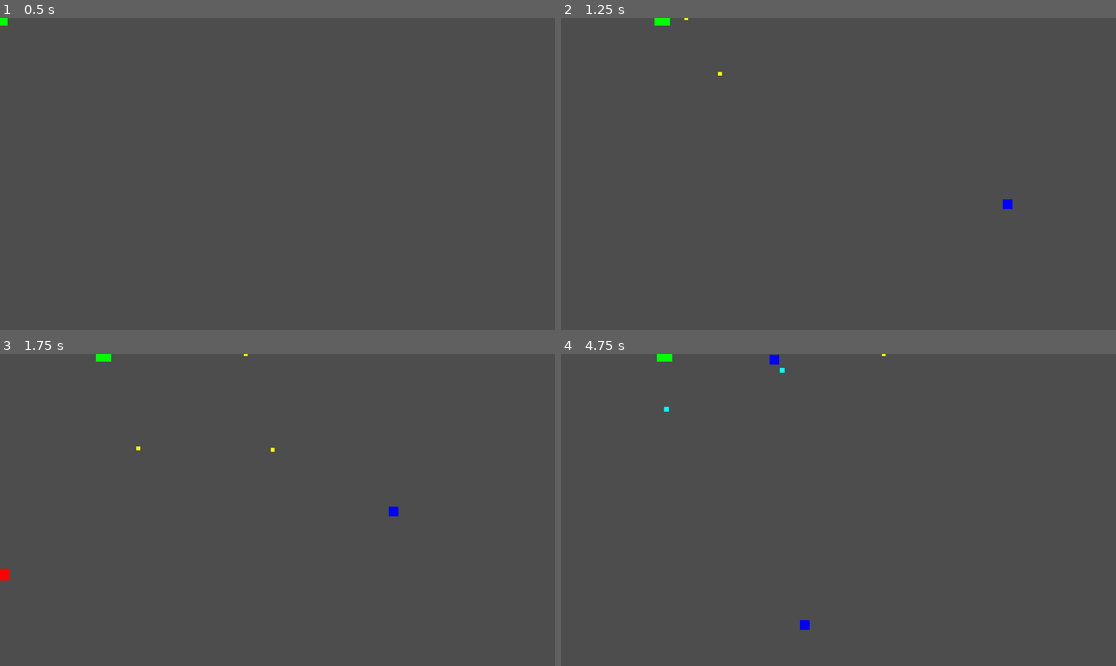
Above: before the commit, frames 1-4 (two rows, left to right).
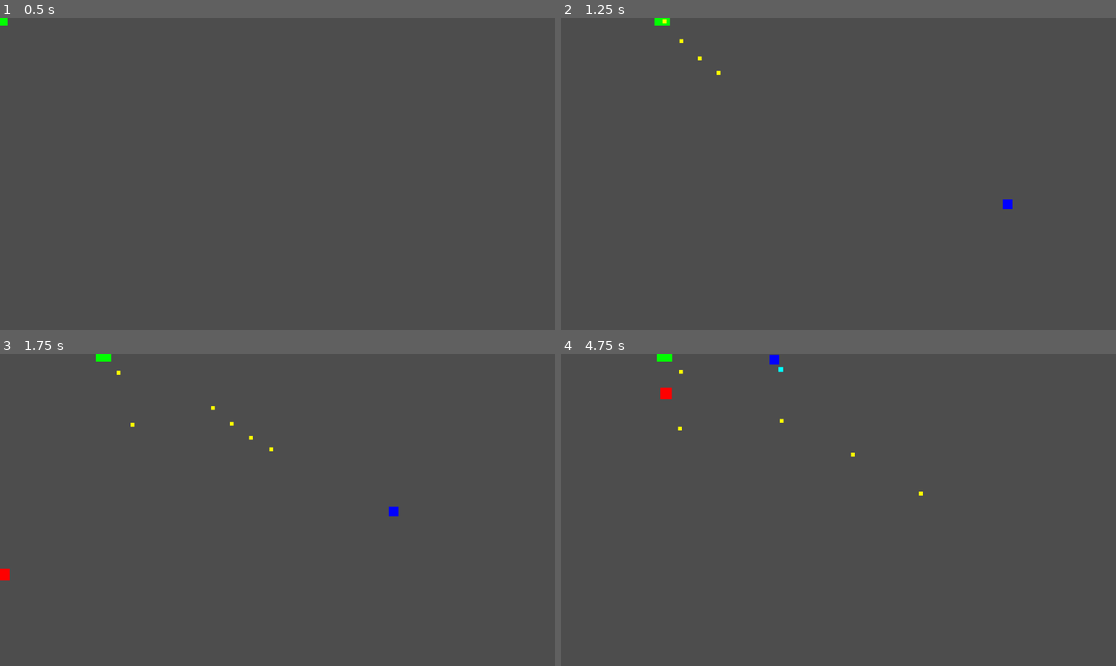
Above: after the commit, the same moments.

Repository: zaamold/Polygon-Protocol
Game: Godot game, scene res://scenes/main.tscn
Two runs of this game, one before a commit and one after it. Both use one fixed random seed, a clock stepped at 60 frames per second and the inputs below.
Inputs (mouse positions are in pixels of both pictures, inside the frame that each line leads up to):
- Up to frame 1 (0.5 s): no input
- Up to frame 2 (1.25 s): tap Enter at 0.5 s; move the mouse to (960, 158) at 0.52 s; press the mouse at (960, 158) at 0.53 s; hold Right (ui_right) from 0.53 s (still down)
- Up to frame 3 (1.75 s): release Right (ui_right) at 1.25 s; release the mouse at (399, 494) at 1.25 s; drag from (166, 525) to (160, 410) at 1.27 s
- Up to frame 4 (4.75 s): move the mouse to (894, 441) at 2.02 s; press the mouse at (894, 441) at 2.03 s; hold Right (ui_right) 2.03-2.75 s; release the mouse at (894, 441) at 2.75 s; drag from (810, 572) to (855, 444) at 2.77 s; move the mouse to (1005, 556) at 3.52 s; press the mouse at (1005, 556) at 3.53 s; hold Left (ui_left) 3.53-4.25 s; release the mouse at (1005, 556) at 4.25 s; drag from (672, 463) to (755, 432) at 4.27 s

Frame 1 is identical in both runs. In frame 2, less than 0.1% of the frame differs, in the area x 18-30%, y 0-19%; in frame 3, less than 0.1%; in frame 4, 0.2%, in the area x 17-66%, y 0-89%.

Commit message:
feat: change fire input to hold-to-fire
Hold right trigger or left mouse click to fire continuously at 5 shots/sec
instead of requiring a press per projectile. Fire rate is now controlled by
cooldown timer in physics loop.

Diff:
--- a/scripts/player.gd
+++ b/scripts/player.gd
@@ -8,7 +8,8 @@
 var frame_count := 0
 
 var fire_cooldown := 0.0
-var fire_rate := 1.0
+var fire_rate := 5.0
+var shots_fired := 0
 
 func _physics_process(delta: float) -> void:
 	var input_vector := Input.get_vector("ui_left", "ui_right", "ui_up", "ui_down")
@@ -22,22 +23,17 @@
 	# Update fire cooldown
 	fire_cooldown = max(0.0, fire_cooldown - delta)
 
+	# Hold-to-fire: check if fire button is held and cooldown is ready
+	if Input.is_action_pressed("fire_weapon") and fire_cooldown <= 0.0:
+		var direction = get_aim_direction()
+		fire_projectile_in_direction(direction)
+		fire_cooldown = 1.0 / fire_rate
+		shots_fired += 1
+
 	frame_count += 1
 	if frame_count % 60 == 0:
 		var aim = get_aim_direction()
-		print("Player position: ", position, " | Input: ", input_vector, " | Aim: ", aim, " (length: ", aim.length(), ")")
-		# Auto-fire for testing collision
-		fire_projectile_in_direction(Vector2.RIGHT)
-
-func _input(event: InputEvent) -> void:
-	if event is InputEventMouseButton and event.pressed and event.button_index == MOUSE_BUTTON_LEFT:
-		var mouse_pos = get_global_mouse_position()
-		var direction = (mouse_pos - global_position).normalized()
-		fire_projectile_in_direction(direction)
-	elif event.is_action_pressed("fire_weapon"):
-		var direction = get_aim_direction()
-		if direction != Vector2.ZERO:
-			fire_projectile_in_direction(direction)
+		print("Player position: ", position, " | Input: ", input_vector, " | Aim: ", aim, " (length: ", aim.length(), ") | Fire rate: ", fire_rate, " shots/sec")
 
 func get_aim_direction() -> Vector2:
 	var stick_dir = Input.get_vector("aim_left", "aim_right", "aim_up", "aim_down")
